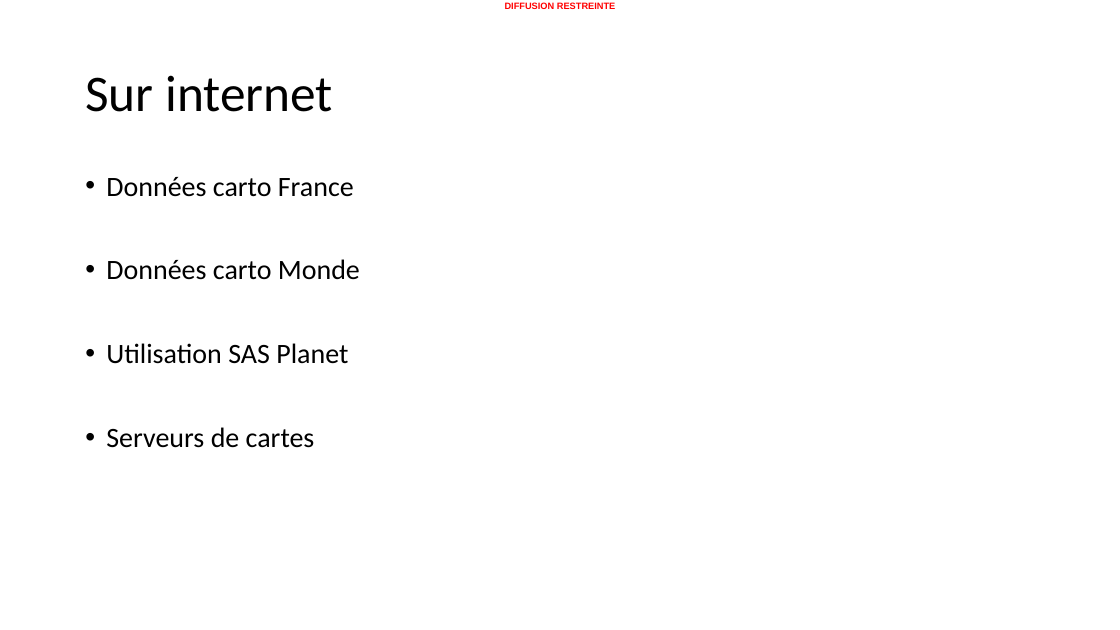
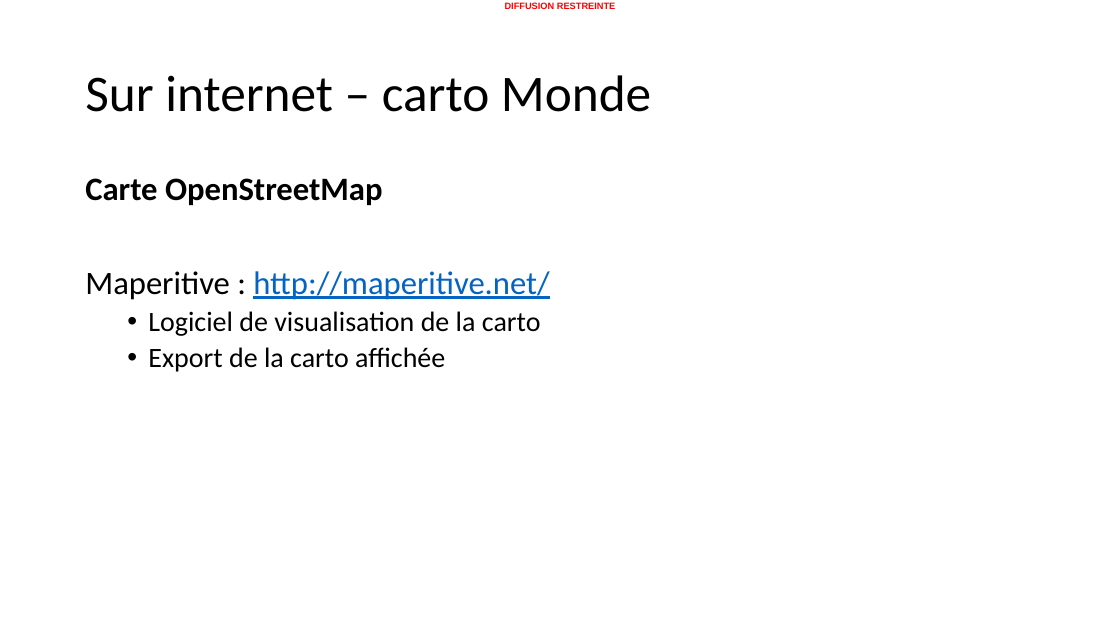
Before and after one commit to 20100dbg/OutilsGeo, a slide deck: slide 9 of cours/Guide - obtenir des cartes.pptx (slide 3 before the commit). Drawn at 1120x630 pixels with LibreOffice and Linux fonts; fonts in the diff are those of the drawing; background and template pictures are left out. Boxes give left, top, right and bottom in pixels: in the first picture for what was removed or moved away, otherwise in the second. Text is boxed around its words. In the diff, an @@ line names an element or a change of style, - is before the commit and + after.

```diff
--- a/cours/Guide - obtenir des cartes.pptx
+++ b/cours/Guide - obtenir des cartes.pptx
@@ title at [85, 75, 651, 112]: text changed @@
-Sur internet
+Sur internet – carto Monde
@@ text at [85, 178, 549, 372]: text changed @@
-• Données carto France
-• Données carto Monde
-• Utilisation SAS Planet
-• Serveurs de cartes
+Carte OpenStreetMap
+Maperitive : http://maperitive.net/
+  • Logiciel de visualisation de la carto
+  • Export de la carto affichée
```
Also in this commit, not shown: 7 other slides changed, 10 slides added, 6 slides removed, 1 other file.
